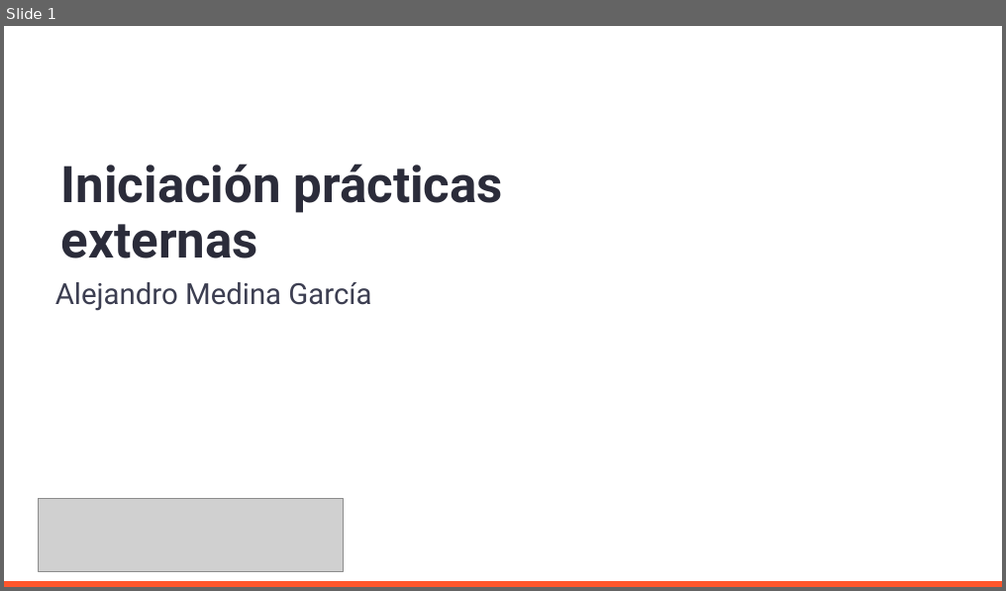
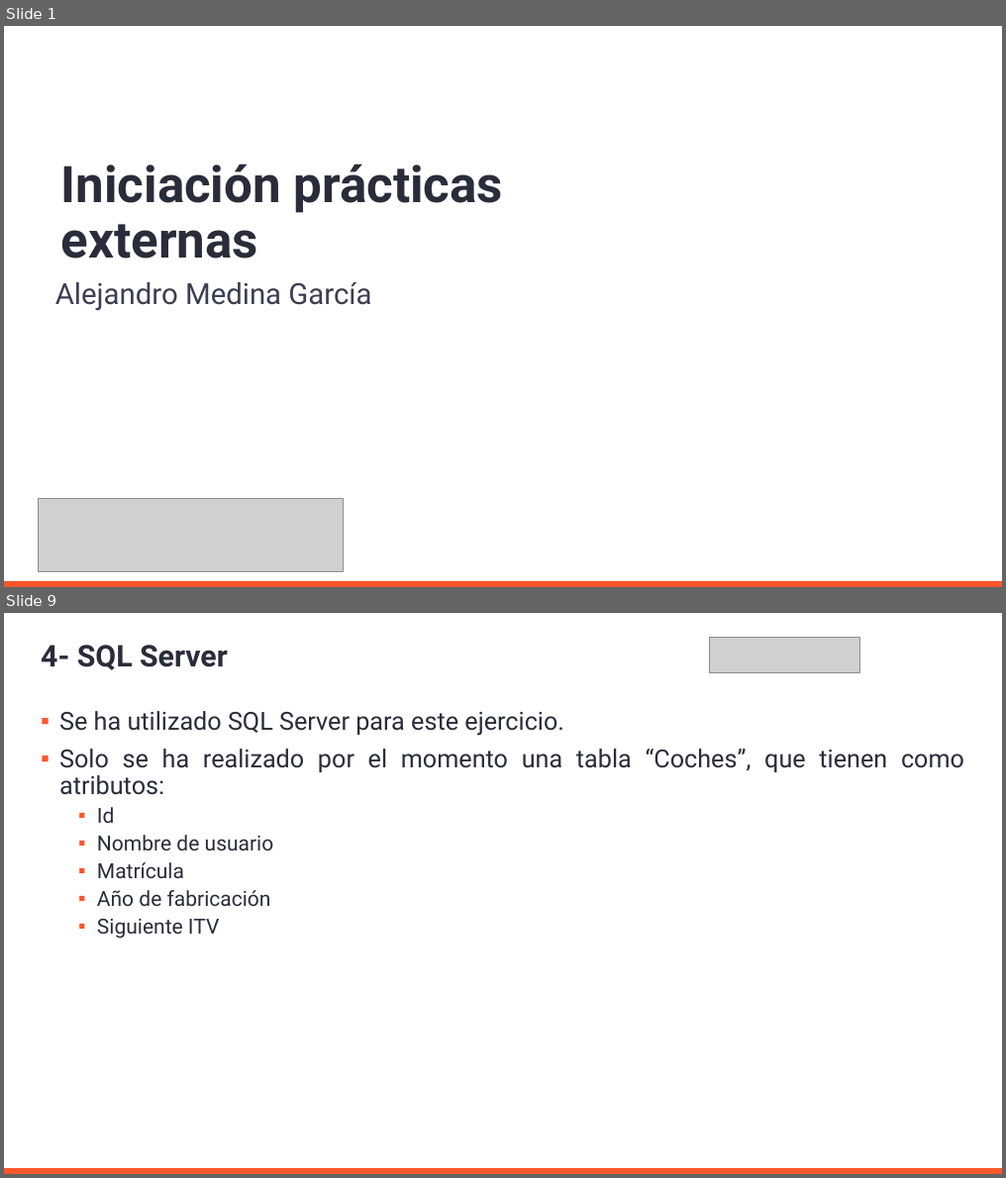
Before and after one commit to AleMedinaGarc/DotnetAPI-Practice, a slide deck: IniciacionDePracticasExternas.pptx. Shown one above the other, each under a label of ours: slide 1 before the commit, slides 1 and 9 after it; the slides between them are not shown. The pictures are 1006x591 and 1006x1178 pixels, drawn with LibreOffice and Linux fonts; fonts in the diff are those of the drawing; grey boxes stand for pictures; background and template pictures are left out. Boxes give left, top, right and bottom in pixels: in the first picture for what was removed or moved away, otherwise in the second. Text is boxed around its words. In the diff, an @@ line names an element or a change of style, - is before the commit and + after.

```diff
--- a/IniciacionDePracticasExternas.pptx
+++ b/IniciacionDePracticasExternas.pptx
@@ slide 9 added at [4, 613, 1002, 1174], background #FFFFFF; not listed: 1 template element that a slide beside it also shows @@
@@ picture added at [710, 637, 859, 672] @@
@@ title added at [41, 645, 228, 670], 28.8 pt, text #2B2C3A, bold @@
+4- SQL Server
@@ text added at [59, 711, 964, 939], 24 pt, text #2B2C3A @@
+▪ Se ha utilizado SQL Server para este ejercicio.
+▪ Solo se ha realizado por el momento una tabla “Coches”, que tienen como atributos:
+  ▪ Id
+  ▪ Nombre de usuario
+  ▪ Matrícula
+  ▪ Año de fabricación
+  ▪ Siguiente ITV
```
Also in this commit, not shown: 2 slides changed, 9 other slides added, 1 slide removed, 1 other file.
